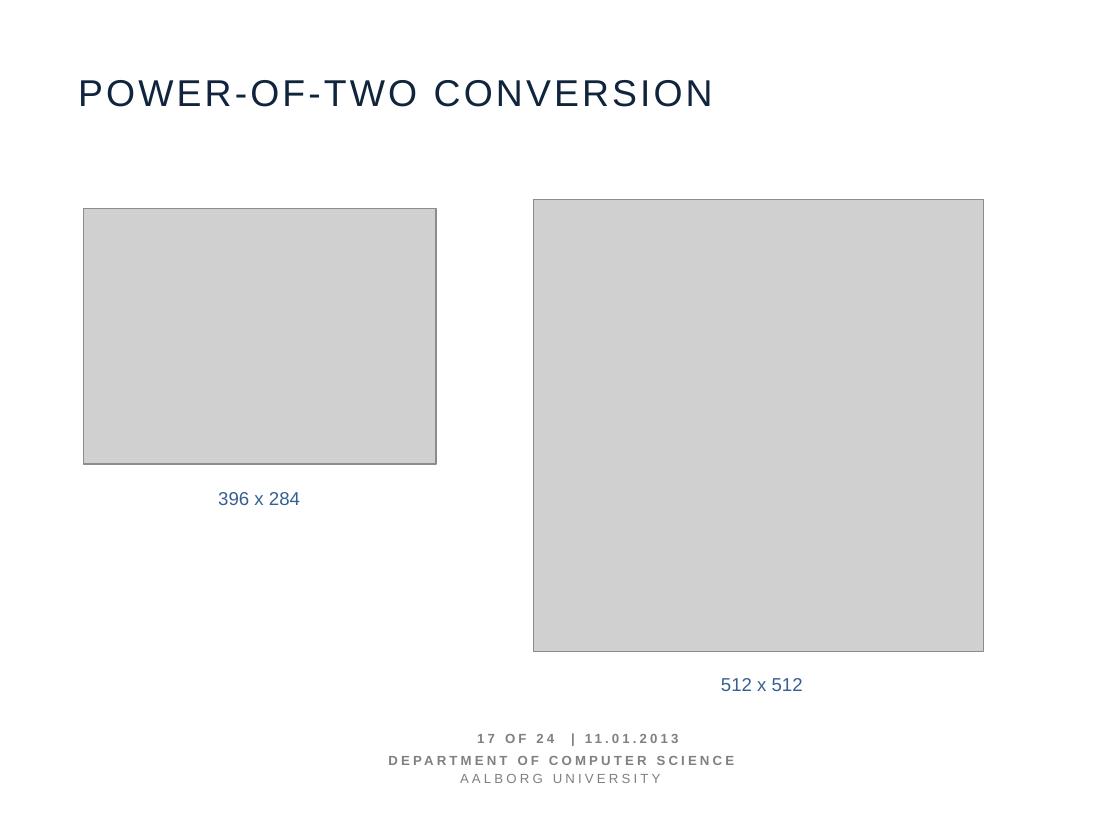
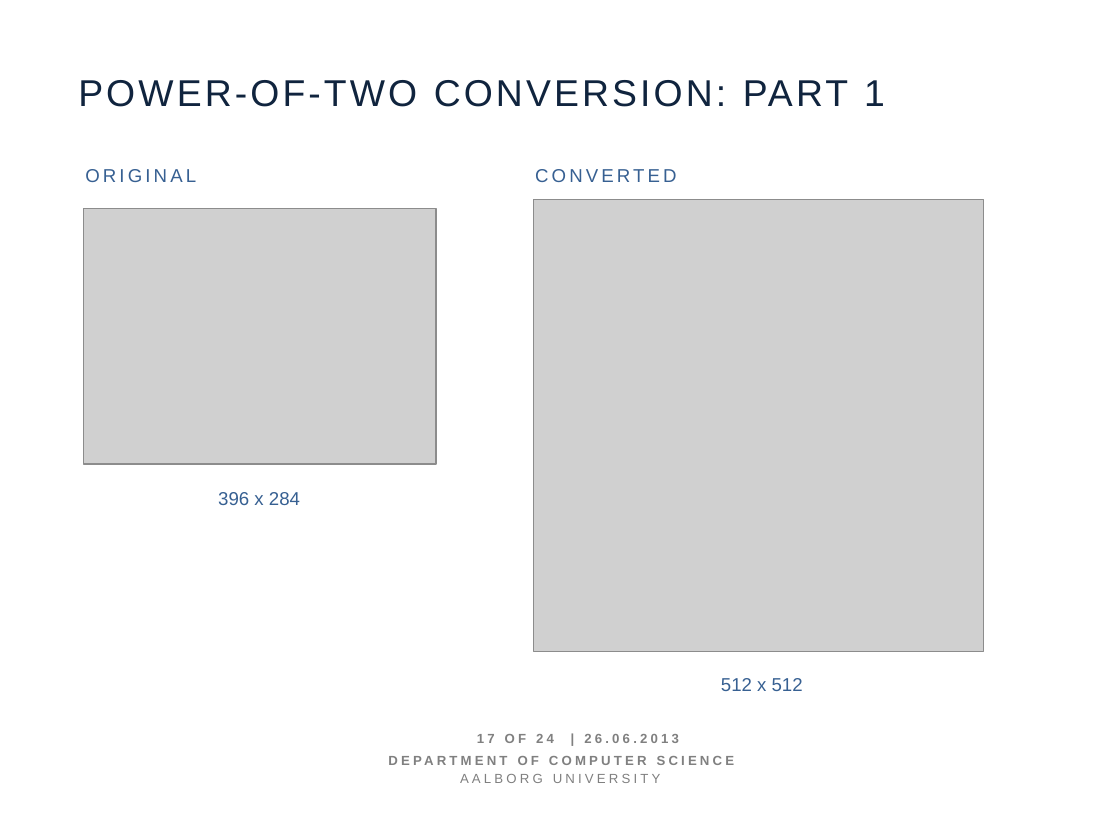
Before and after one commit to figa12/sw606f13, a slide deck: slide 17 of slides/main.pptx. Drawn at 1120x840 pixels with LibreOffice and Linux fonts; fonts in the diff are those of the drawing; grey boxes stand for pictures. Boxes give left, top, right and bottom in pixels: in the first picture for what was removed or moved away, otherwise in the second. Text is boxed around its words. In the diff, an @@ line names an element or a change of style, - is before the commit and + after.

```diff
--- a/slides/main.pptx
+++ b/slides/main.pptx
@@ text at bbox=[78, 80, 885, 107]: text changed @@
-POWER-OF-TWO CONVERSION
+POWER-OF-TWO CONVERSION: PART 1
@@ text added at bbox=[85, 169, 196, 182], 12 pt, text #376092 @@
+ORIGINAL
@@ text added at bbox=[535, 169, 677, 182], 12 pt, text #376092 @@
+CONVERTED
@@ text at bbox=[477, 734, 678, 743]: text changed @@
-17 OF 24 | 11.01.2013
+17 OF 24 | 26.06.2013
```
Also in this commit, not shown: 6 other slides changed.
